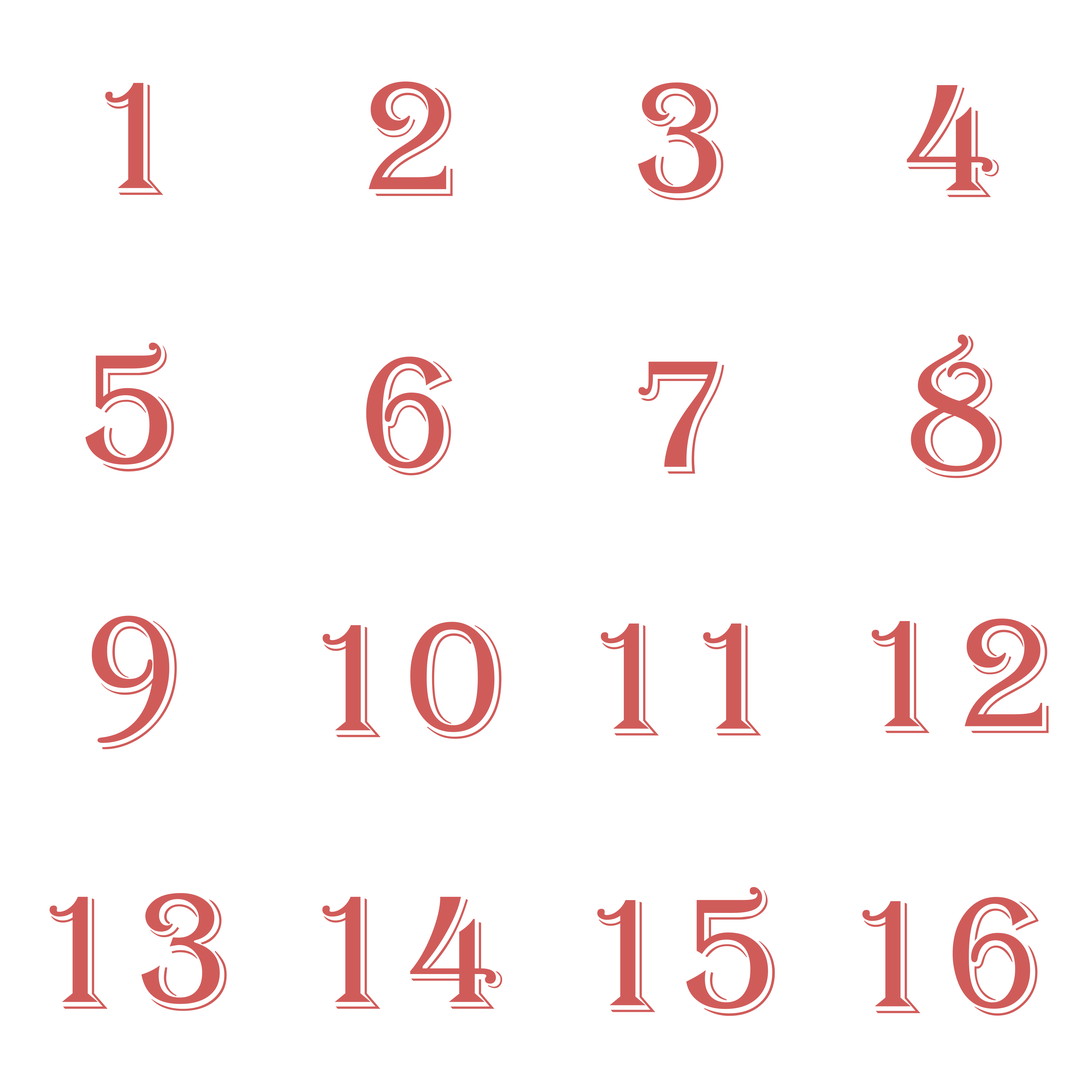
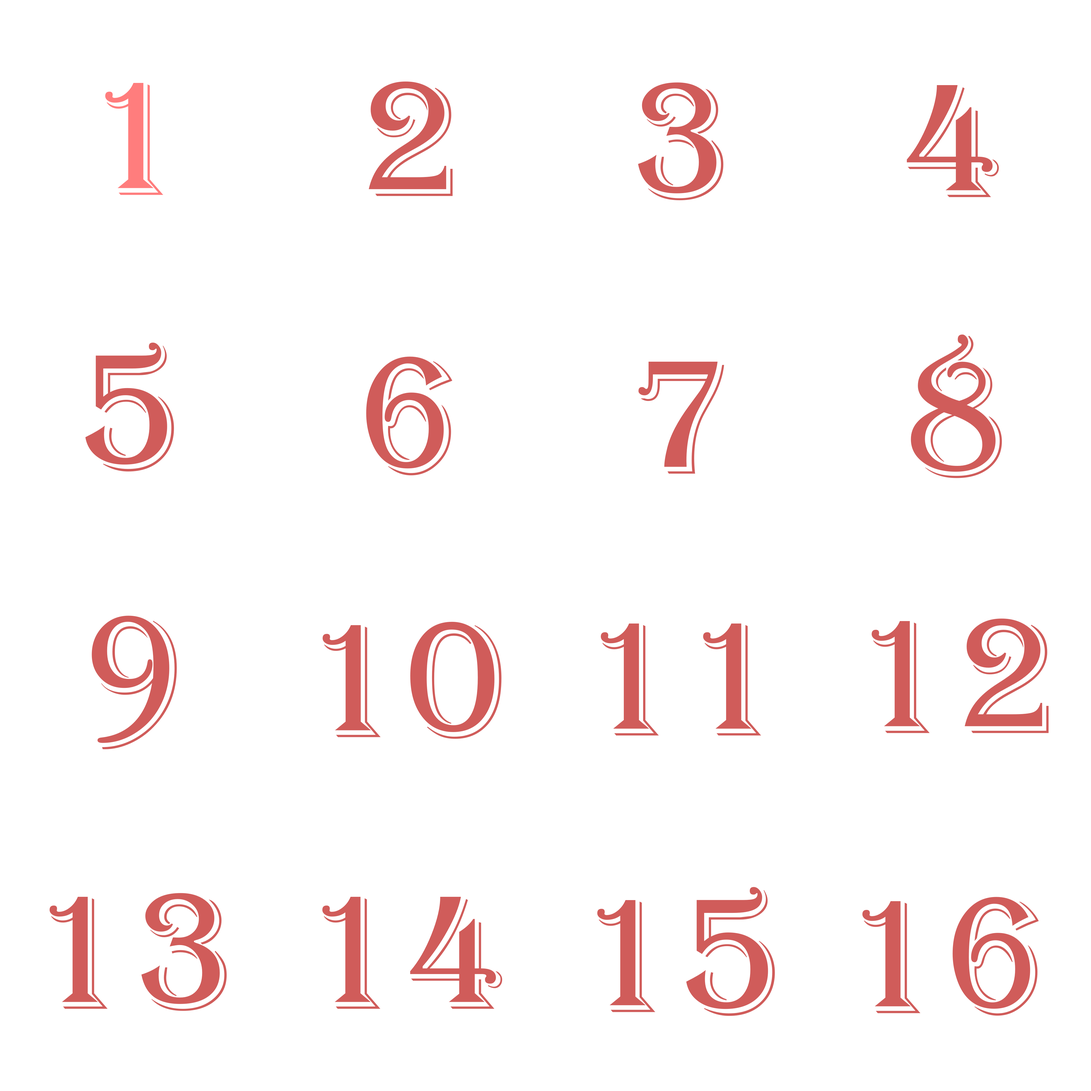
Revision of a layered w=1091, h=1091 image; what changed, layer by layer:
pixels changed over [105, 82, 164, 196] (layer not identified)
